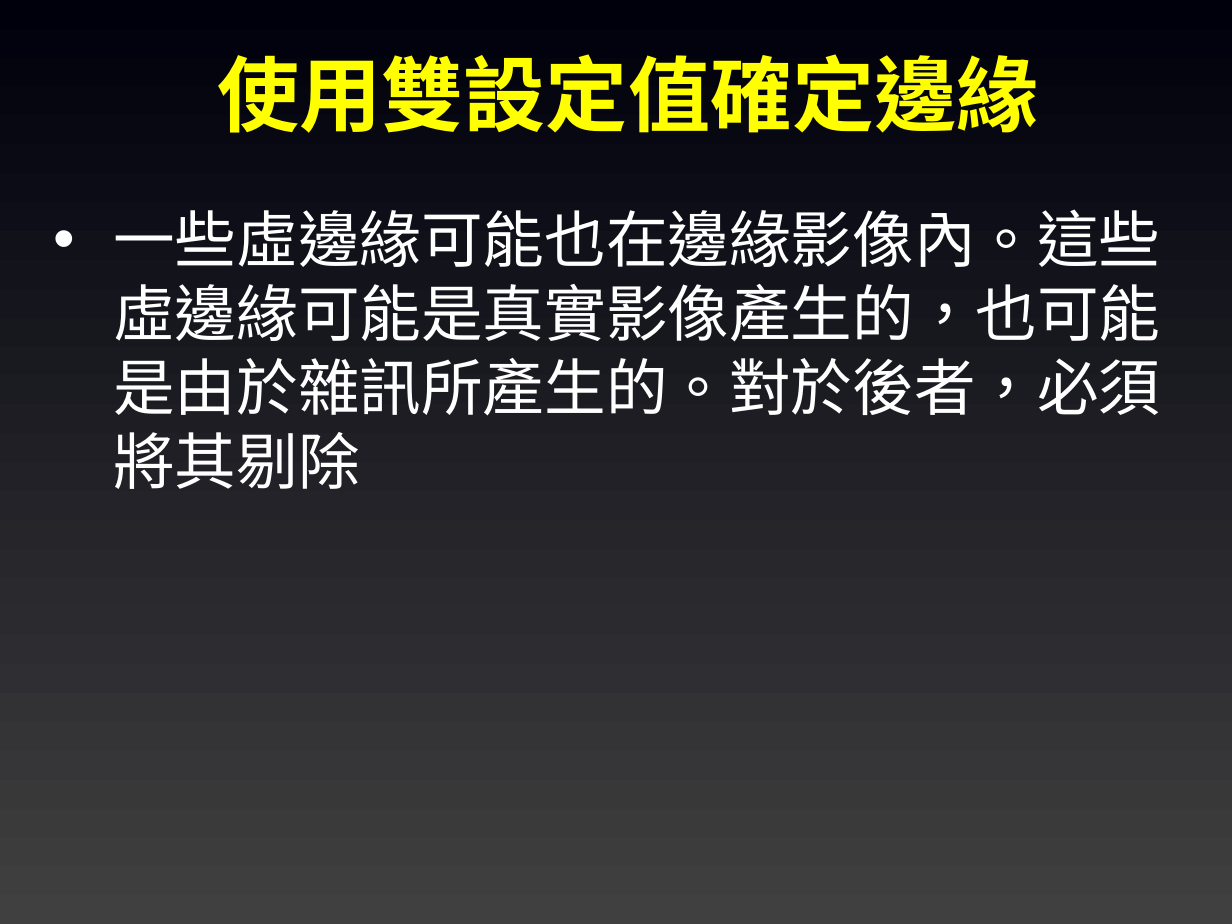
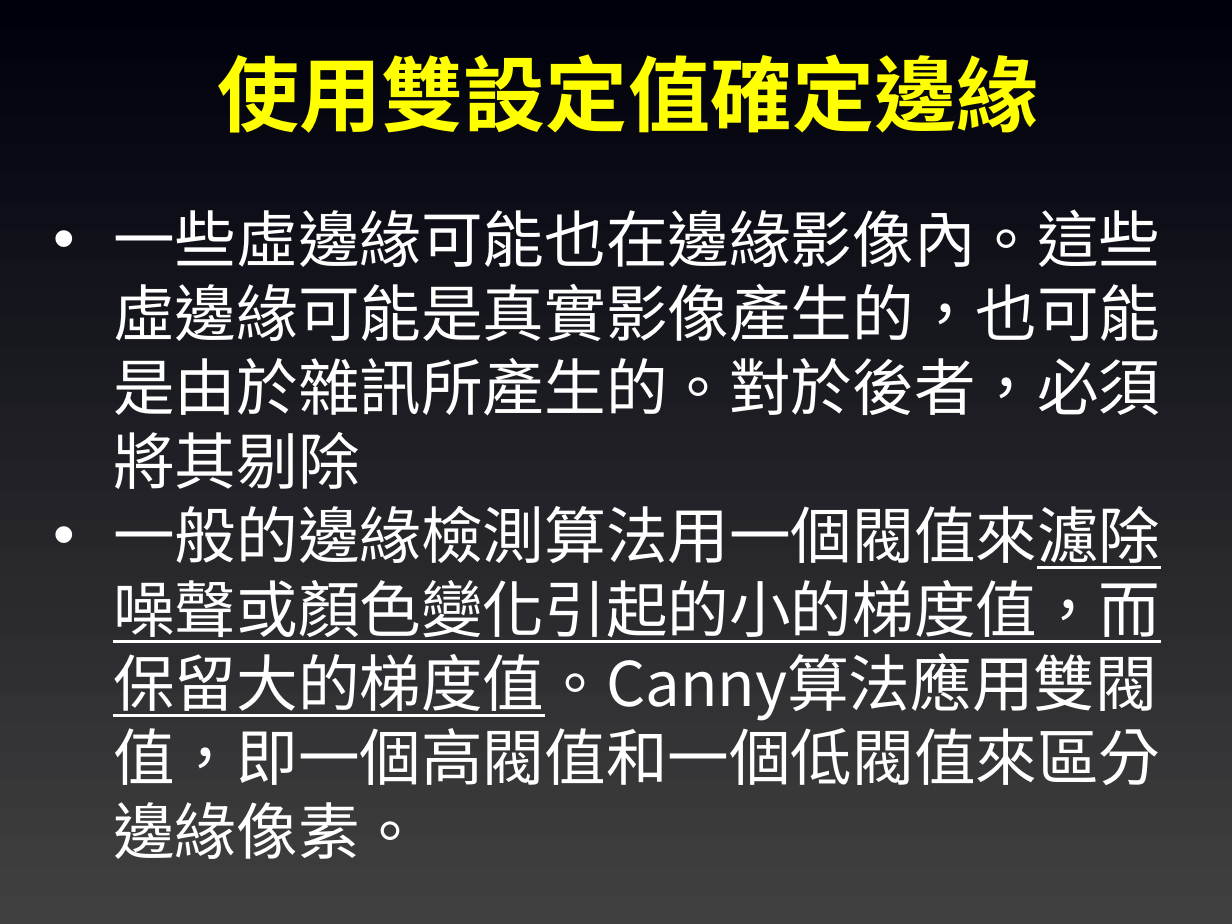
Before and after one commit to joshhu/must_opencv, a slide deck: slide 16 of Slides/05. OpenCV影像處理(進階).pptx (slide 14 before the commit). Drawn at 1232x924 pixels with LibreOffice and Linux fonts; fonts in the diff are those of the drawing. Boxes give left, top, right and bottom in pixels: in the first picture for what was removed or moved away, otherwise in the second. Text is boxed around its words. In the diff, an @@ line names an element or a change of style, - is before the commit and + after.

```diff
--- a/Slides/05. OpenCV影像處理(進階).pptx
+++ b/Slides/05. OpenCV影像處理(進階).pptx
@@ text at [113,506,1160,859]: paragraph added @@
+• 一般的邊緣檢測算法用一個閥值來濾除噪聲或顏色變化引起的小的梯度值，而保留大的梯度值。Canny算法應用雙閥值，即一個高閥值和一個低閥值來區分邊緣像素。
```
Also in this commit, not shown: 5 other slides changed, 5 slides added, 7 other files.
